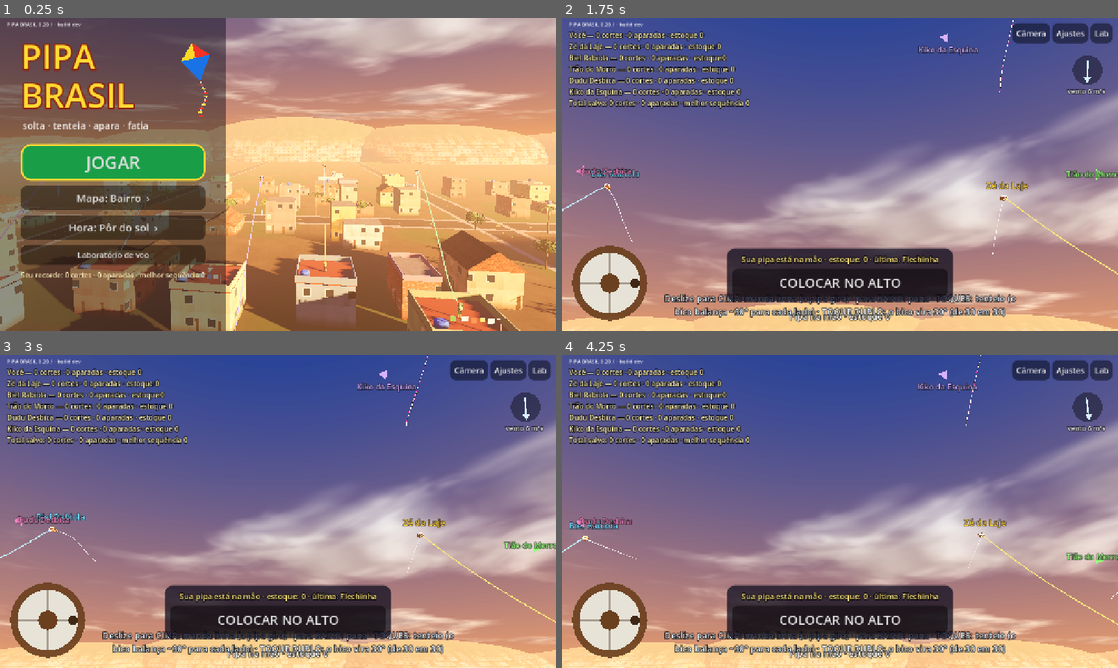
Above: before the commit, frames 1-4 (two rows, left to right).
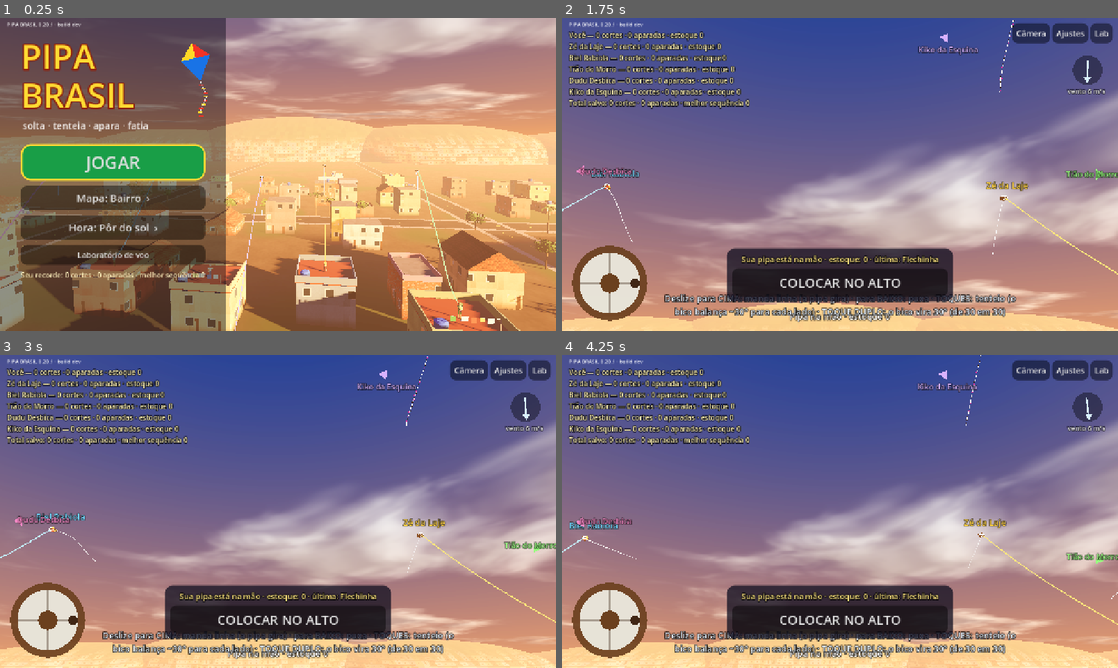
Above: after the commit, the same moments.

Repository: lucaskaeller201-ui/Pipa-Brasil
Game: Godot game, scene res://scenes/main/main.tscn
Same seed, same stepped clock (60 frames per second), same inputs: the game is played once before the commit and once after it.
Inputs (mouse positions are in pixels of both pictures, inside the frame that each line leads up to):
- Up to frame 1 (0.25 s): no input
- Up to frame 2 (1.75 s): click "JOGAR" at 0.5 s; click "Câmera" at 1.25 s
- Up to frame 3 (3 s): tap Enter at 2 s; move the mouse to (400, 495) at 2.02 s; hold Right 2.03-2.75 s; tap Z at 2.1 s; click (400, 495) at 2.17 s; tap Space at 2.27 s; drag from (166, 527) to (250, 574) at 2.77 s
- Up to frame 4 (4.25 s): move the mouse to (895, 442) at 3.52 s; hold Right from 3.53 s (still down); tap Q at 3.6 s

The runs differ from the first frame. In frame 1, 0.2% of the frame differs, in the area x 17-100%, y 31-47%; in frame 2, less than 0.1%; in frame 3, 0.2%; in frame 4, 0.2%.

Commit message:
Morros da praia com textura de mata, sem quadradinhos (D-065)
Co-Authored-By: Claude Opus 5.5 <noreply@anthropic.com>
Claude-Session: https://claude.ai/code/session_01VcBVPpGPHbKMkWY2F5CwiY

Diff:
--- a/game/world/bairro.gd
+++ b/game/world/bairro.gd
@@ -411,8 +411,8 @@
 		var malha := SphereMesh.new()
 		malha.radius = d.z
 		malha.height = d.w * 2.0
-		malha.radial_segments = 24
-		malha.rings = 12
+		malha.radial_segments = 40
+		malha.rings = 20
 		m.mesh = malha
 		m.material_override = mat
 		m.position = Vector3(d.x, 0.0, d.y)
@@ -479,6 +479,7 @@
 	var mat := ShaderMaterial.new()
 	mat.shader = load("res://game/world/shaders/morro.gdshader")
 	mat.set_shader_parameter("topo_verde", -60.0)
+	mat.set_shader_parameter("so_mata", true)
 	for d in [Vector4(-330.0, -420.0, 90.0, 150.0), Vector4(-250.0, -470.0, 60.0, 90.0),
 			Vector4(320.0, -450.0, 110.0, 120.0), Vector4(40.0, -900.0, 260.0, 70.0)]:
 		var m := MeshInstance3D.new()
--- a/game/world/shaders/morro.gdshader
+++ b/game/world/shaders/morro.gdshader
@@ -4,6 +4,18 @@
 
 varying vec3 mundo;
 uniform float topo_verde = 38.0;
+uniform bool so_mata = false;   // D-065: morro só de mata (praia), sem casinhas
+
+float ruido(vec2 p) {
+	vec2 i = floor(p);
+	vec2 f = fract(p);
+	f = f * f * (3.0 - 2.0 * f);
+	float a = fract(sin(dot(i, vec2(12.9898, 78.233))) * 43758.5453);
+	float b = fract(sin(dot(i + vec2(1, 0), vec2(12.9898, 78.233))) * 43758.5453);
+	float c = fract(sin(dot(i + vec2(0, 1), vec2(12.9898, 78.233))) * 43758.5453);
+	float d = fract(sin(dot(i + vec2(1, 1), vec2(12.9898, 78.233))) * 43758.5453);
+	return mix(mix(a, b, f.x), mix(c, d, f.x), f.y);
+}
 
 float hash(vec2 p) {
 	return fract(sin(dot(p, vec2(12.9898, 78.233))) * 43758.5453);
@@ -14,21 +26,30 @@
 }
 
 void fragment() {
-	vec2 cel = vec2(mundo.x / 6.0, mundo.y / 4.5 + floor(mundo.z / 12.0) * 0.37);
-	vec2 i = floor(cel);
-	vec2 f = fract(cel);
-	float h = hash(i);
 	vec3 c;
-	if (h < 0.2) c = vec3(0.86, 0.82, 0.72);
-	else if (h < 0.4) c = vec3(0.7, 0.38, 0.25);
-	else if (h < 0.55) c = vec3(0.92, 0.72, 0.45);
-	else if (h < 0.7) c = vec3(0.6, 0.66, 0.72);
-	else if (h < 0.85) c = vec3(0.78, 0.5, 0.42);
-	else c = vec3(0.95, 0.93, 0.88);
-	if (f.y > 0.82) c *= 0.55;                      // laje/sombra
-	if (f.x > 0.35 && f.x < 0.6 && f.y > 0.3 && f.y < 0.6) c *= 0.35;  // janela
-	float verde = smoothstep(topo_verde - 12.0, topo_verde + 6.0, mundo.y + hash(i * 0.37) * 10.0);
-	c = mix(c, mix(vec3(0.16, 0.32, 0.14), vec3(0.24, 0.42, 0.18), hash(i * 1.7)), verde);
-	ALBEDO = c * 0.8;
+	if (so_mata) {
+		// mata atlântica: copas em tons misturados, mais clara no alto
+		vec2 q = mundo.xz * 0.12 + vec2(mundo.y * 0.05);
+		float n = ruido(q) * 0.5 + ruido(q * 2.7) * 0.3 + ruido(q * 7.0) * 0.2;
+		c = mix(vec3(0.07, 0.2, 0.08), vec3(0.24, 0.4, 0.14), n);
+		c *= 0.85 + 0.25 * clamp(mundo.y / 120.0, 0.0, 1.0);
+	} else {
+		vec2 cel = vec2(mundo.x / 6.0, mundo.y / 4.5 + floor(mundo.z / 12.0) * 0.37);
+		vec2 i = floor(cel);
+		vec2 f = fract(cel);
+		float h = hash(i);
+		if (h < 0.2) c = vec3(0.86, 0.82, 0.72);
+		else if (h < 0.4) c = vec3(0.7, 0.38, 0.25);
+		else if (h < 0.55) c = vec3(0.92, 0.72, 0.45);
+		else if (h < 0.7) c = vec3(0.6, 0.66, 0.72);
+		else if (h < 0.85) c = vec3(0.78, 0.5, 0.42);
+		else c = vec3(0.95, 0.93, 0.88);
+		if (f.y > 0.82) c *= 0.55;                      // laje/sombra
+		if (f.x > 0.35 && f.x < 0.6 && f.y > 0.3 && f.y < 0.6) c *= 0.35;  // janela
+		float verde = smoothstep(topo_verde - 12.0, topo_verde + 6.0, mundo.y + hash(i * 0.37) * 10.0);
+		c = mix(c, mix(vec3(0.16, 0.32, 0.14), vec3(0.24, 0.42, 0.18), hash(i * 1.7)), verde);
+		c *= 0.8;
+	}
+	ALBEDO = c;
 	ROUGHNESS = 1.0;
 }
Not shown, changed: docs/changelog.md
